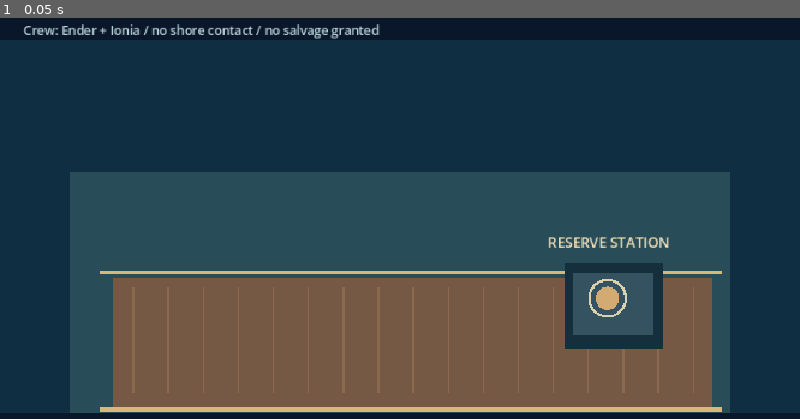
Above: before the commit, frame 1.
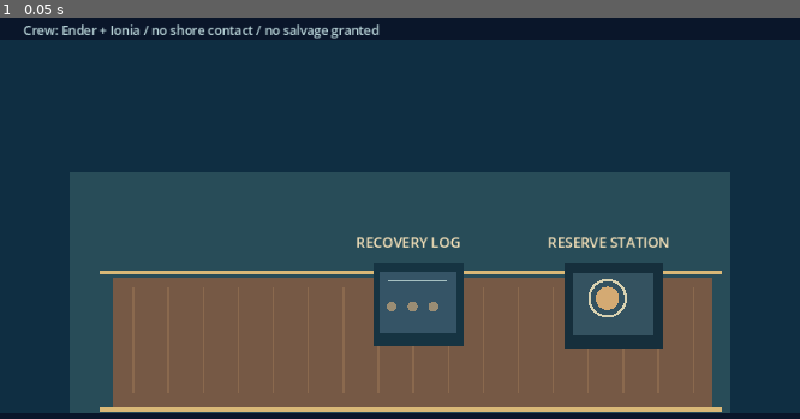
Above: after the commit, the same moment.

Repository: ndrorchestration/ToSailaStarrySky-jrpg
Game: Godot game, scene res://scenes/first_wake_afloat_reserve_review.tscn
Two runs of this game, one before a commit and one after it. Both use one fixed random seed, a clock stepped at 60 frames per second and the inputs below. This scene is started directly instead of the project's main scene.
Inputs:
- Up to frame 1 (0.05 s): no input

The runs differ from the first frame. In frame 1, 2.2% of the frame differs, in the area x 44-58%, y 54-82%.

Commit message:
feat(first-wake): add physical recovery-log objective after reserve inspection

Diff:
--- a/godot/scripts/first_wake_afloat_reserve_review.gd
+++ b/godot/scripts/first_wake_afloat_reserve_review.gd
@@ -6,6 +6,7 @@
 const Actor = preload("res://scripts/pilot_actor.gd")
 
 const RESERVE_POSITION := Vector2(729, 456)
+const BRIEF_POSITION := Vector2(502, 455)
 const INTERACT_RADIUS := 68.0
 const DECK_BOUNDS := Rect2(Vector2(154, 402), Vector2(680, 113))
 # Keep the deck's actor collisions local: nested dock/flight review bodies
@@ -16,6 +17,7 @@
 var ender: CharacterBody2D
 var ionia: CharacterBody2D
 var inspection_observed: bool = false
+var recovery_brief_recorded: bool = false
 var hint_label: Label
 
 func configure_afloat(contract) -> bool:
@@ -96,6 +98,14 @@
     draw_circle(RESERVE_POSITION + Vector2(0, -45), 14.0, Color("#d4aa73"))
     draw_arc(RESERVE_POSITION + Vector2(0, -45), 22, 0.0, TAU, 32, Color("#d9d2b1"), 3.0)
     draw_string(ThemeDB.fallback_font, Vector2(657, 350), "RESERVE STATION", HORIZONTAL_ALIGNMENT_LEFT, -1, 17, Color("#f5e1b9"))
+    # Recovery board is an onboard observations log, not a rescue console.
+    # Its indicators represent already-measured facts, never a route or item.
+    draw_rect(Rect2(448, 369, 108, 99), Color("#163442"))
+    draw_rect(Rect2(456, 379, 92, 74), Color("#355466"))
+    draw_line(Vector2(465, 390), Vector2(536, 390), Color("#a6c0c1"), 2.0)
+    for idx in range(3):
+        draw_circle(Vector2(470 + idx * 25, 421), 6.0, Color("#8fbbaa") if inspection_observed else Color("#9a8d74"))
+    draw_string(ThemeDB.fallback_font, Vector2(427, 350), "RECOVERY LOG", HORIZONTAL_ALIGNMENT_LEFT, -1, 17, Color("#f5e1b9"))
     draw_rect(Rect2(0, 0, 960, 101), Color(0.04, 0.08, 0.16, 0.94))
     draw_rect(Rect2(0, 549, 960, 91), Color(0.04, 0.08, 0.16, 0.94))
     draw_string(ThemeDB.fallback_font, Vector2(28, 95), "Crew: Ender + Ionia / no shore contact / no salvage granted", HORIZONTAL_ALIGNMENT_LEFT, -1, 15, Color("#b9d5d9"))
@@ -117,11 +127,30 @@
     queue_redraw()
     return true
 
+func record_recovery_brief() -> bool:
+    # This is an observational checklist AFTER reserve diagnosis; it neither
+    # repairs the ship nor grants a route, material, crew member or story step.
+    if opening == null or ender == null or recovery_brief_recorded:
+        return false
+    if not inspection_observed or opening.step_key() != "postflight_diagnosis":
+        return false
+    if opening.active_party_ids != ["ender", "ionia"]:
+        return false
+    if ender.position.distance_to(BRIEF_POSITION) > INTERACT_RADIUS:
+        _refresh_hint()
+        return false
+    recovery_brief_recorded = true
+    _refresh_hint()
+    queue_redraw()
+    return true
+
 func _refresh_hint() -> void:
     if hint_label == null:
         return
-    if inspection_observed:
-        hint_label.text = "Reserve inspected: empty. No fuel formula, salvage items or shoreline encounter verified. F8: return to original v1."
+    if recovery_brief_recorded:
+        hint_label.text = "RECOVERY LOGGED: water contact, float stability, empty reserve. Shore route, fuel and salvage UNKNOWN. F8: return."
+    elif inspection_observed:
+        hint_label.text = "Reserve empty. Move Ender to RECOVERY LOG and press E to record verified observations; no travel unlocked."
     else:
         hint_label.text = "Move Ender with movement controls to RESERVE STATION; E: inspect only when nearby."
 
@@ -129,6 +158,13 @@
     return {
         "station_entered": opening != null,
         "inspection_observed": inspection_observed,
+        "recovery_brief_recorded": recovery_brief_recorded,
+        "known_observation_ids": ["local_contact", "local_float", "empty_reserve"] if recovery_brief_recorded else [],
+        "unknown_recovery_route": true,
+        "fuel_formula_known": false,
+        "recovery_deployment_authorized": false,
+        "family_reunion_authorized": false,
+        "distance_to_brief": ender.position.distance_to(BRIEF_POSITION) if ender != null else -1.0,
         "distance_to_station": ender.position.distance_to(RESERVE_POSITION) if ender != null else -1.0,
         "physical_station_in_scene": ender != null,
         "real_inventory_scan_verified": false,
